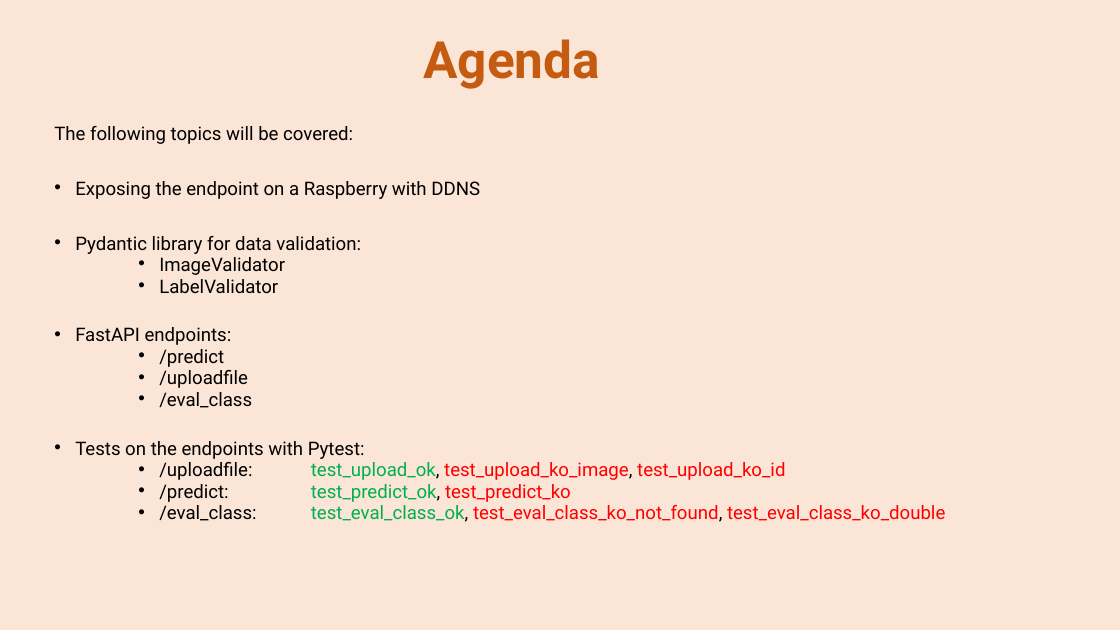
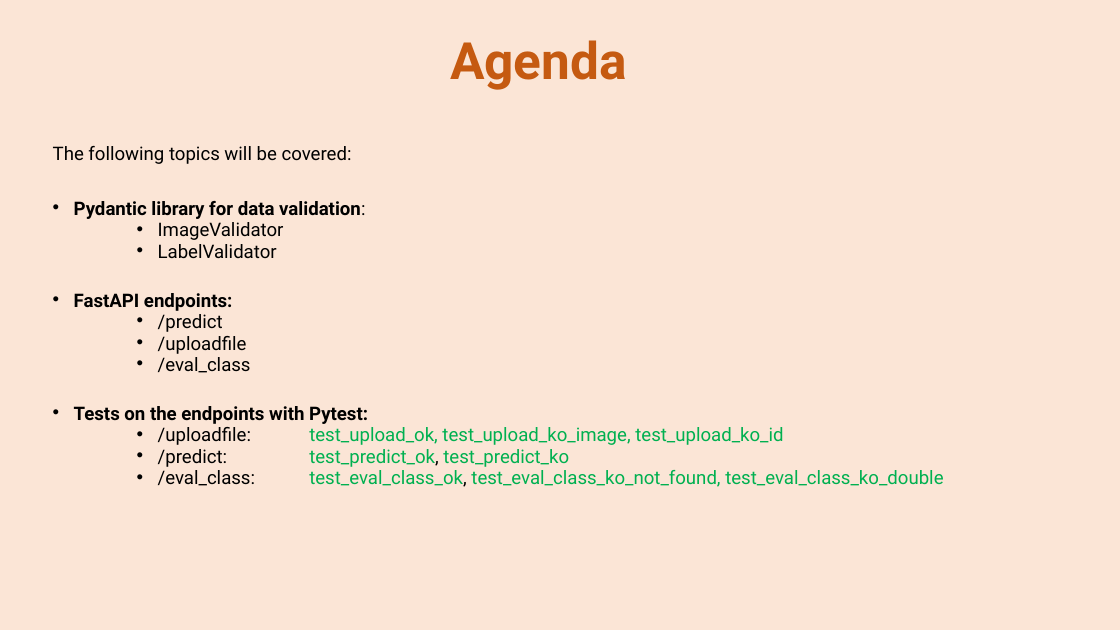
Before and after one commit to se4ai2223-uniba/architectural-style-recognition, a slide deck: slide 2 of docs/Milestone 4.pptx. Drawn at 1120x630 pixels with LibreOffice and Linux fonts; fonts in the diff are those of the drawing. Boxes give left, top, right and bottom in pixels: in the first picture for what was removed or moved away, otherwise in the second. Text is boxed around its words. In the diff, an @@ line names an element or a change of style, - is before the commit and + after.

```diff
--- a/docs/Milestone 4.pptx
+++ b/docs/Milestone 4.pptx
@@ title "Agenda": place and size @@
-title "Agenda" at box(423, 39, 600, 89)
+title "Agenda" at box(450, 40, 627, 90)
@@ text "The following topics will be ...": place and size @@
-text "The following topics will be ..." at box(54, 126, 945, 522)
+text "The following topics will be ..." at box(53, 146, 943, 487)
@@ text at box(74, 201, 943, 487): bold on in "Pydantic library for data validation:", "FastAPI endpoints:", "Tests on the endpoints with Pytest:"; text colour #000000 to #00B050 in "test_upload_ok, test_upload_ko_image,", "test_eval_class_ko_not_found,"; text colour #FF0000 to #00B050 in "test_upload_ko_image, test_upload_ko_id", "test_predict_ko", "test_eval_class_ko_not_found, test_eval_class_ko_double" @@
@@ text at box(75, 181, 480, 199): paragraph removed @@
-• Exposing the endpoint on a Raspberry with DDNS
```
Also in this commit, not shown: 5 other slides changed, 1 other file.
